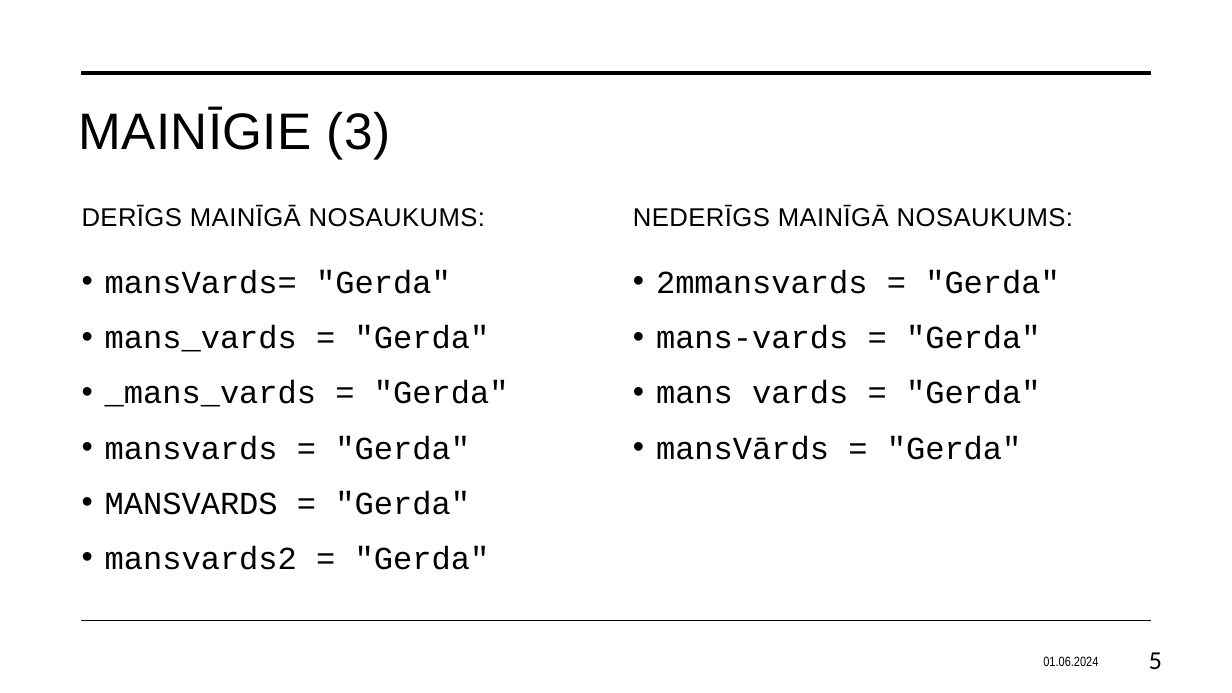
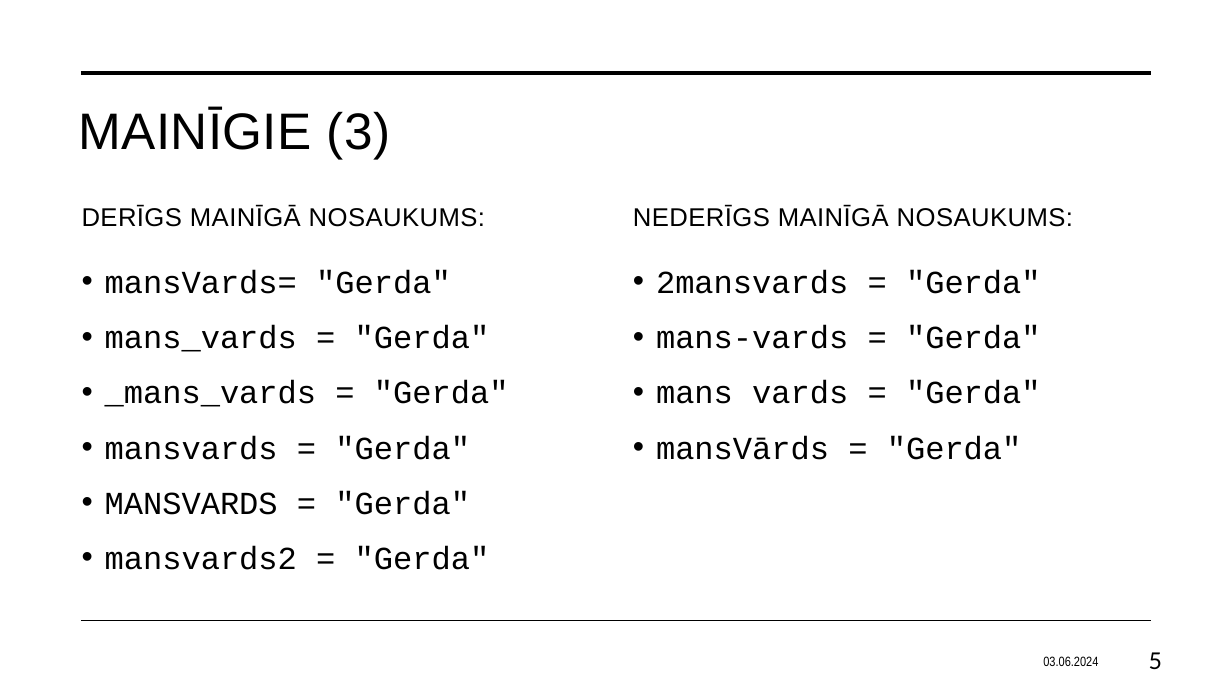
Before and after one commit to Gerda155/Fedotova_Eksamens, a slide deck: slide 5 of Fedotova_macibuMaterials.pptx. Drawn at 1232x693 pixels with LibreOffice and Linux fonts; fonts in the diff are those of the drawing. Boxes give left, top, right and bottom in pixels: in the first picture for what was removed or moved away, otherwise in the second. Text is boxed around its words. In the diff, an @@ line names an element or a change of style, - is before the commit and + after.

```diff
--- a/Fedotova_macibuMaterials.pptx
+++ b/Fedotova_macibuMaterials.pptx
@@ text at (656, 270, 1041, 294): text changed @@
-• 2mmansvards = "Gerda"
+• 2mansvards = "Gerda"
@@ text at (1043, 656, 1098, 666): text changed @@
-01.06.2024
+03.06.2024
```
Also in this commit, not shown: 18 other slides changed, 5 slides added, 10 slides removed.
